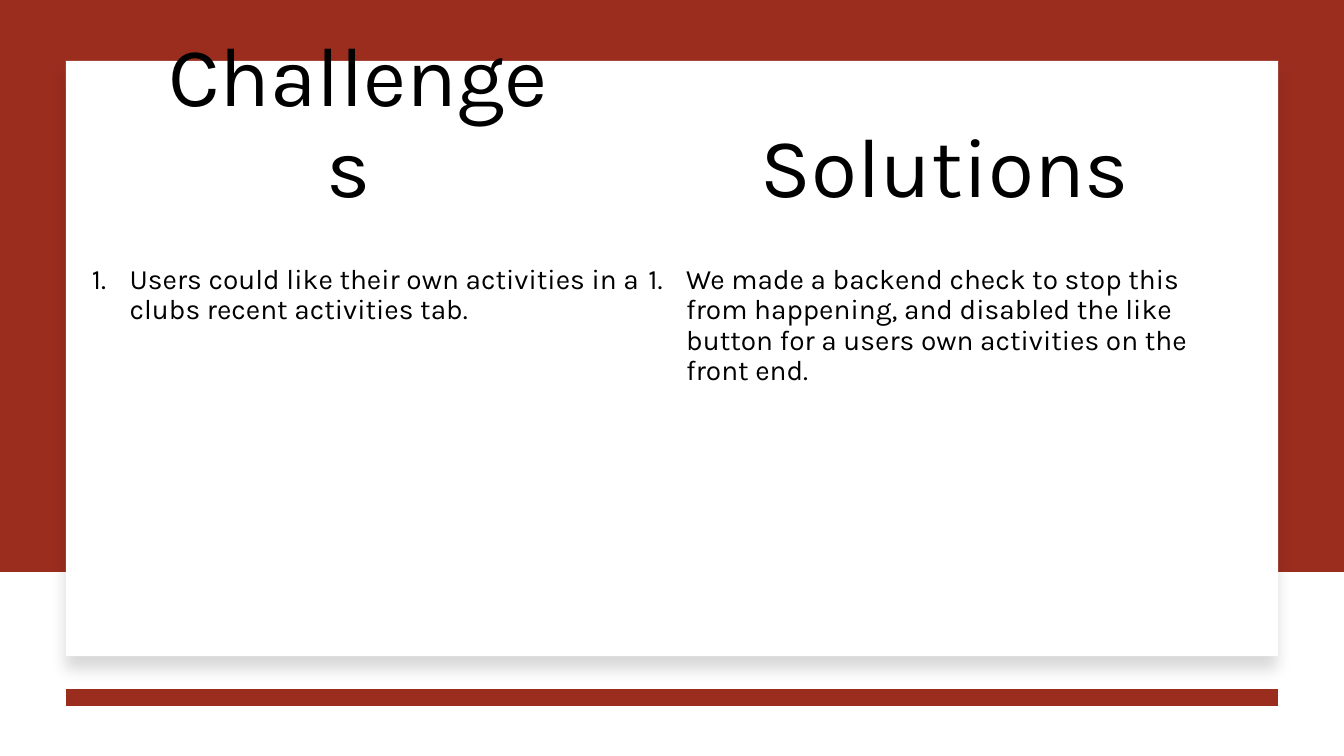
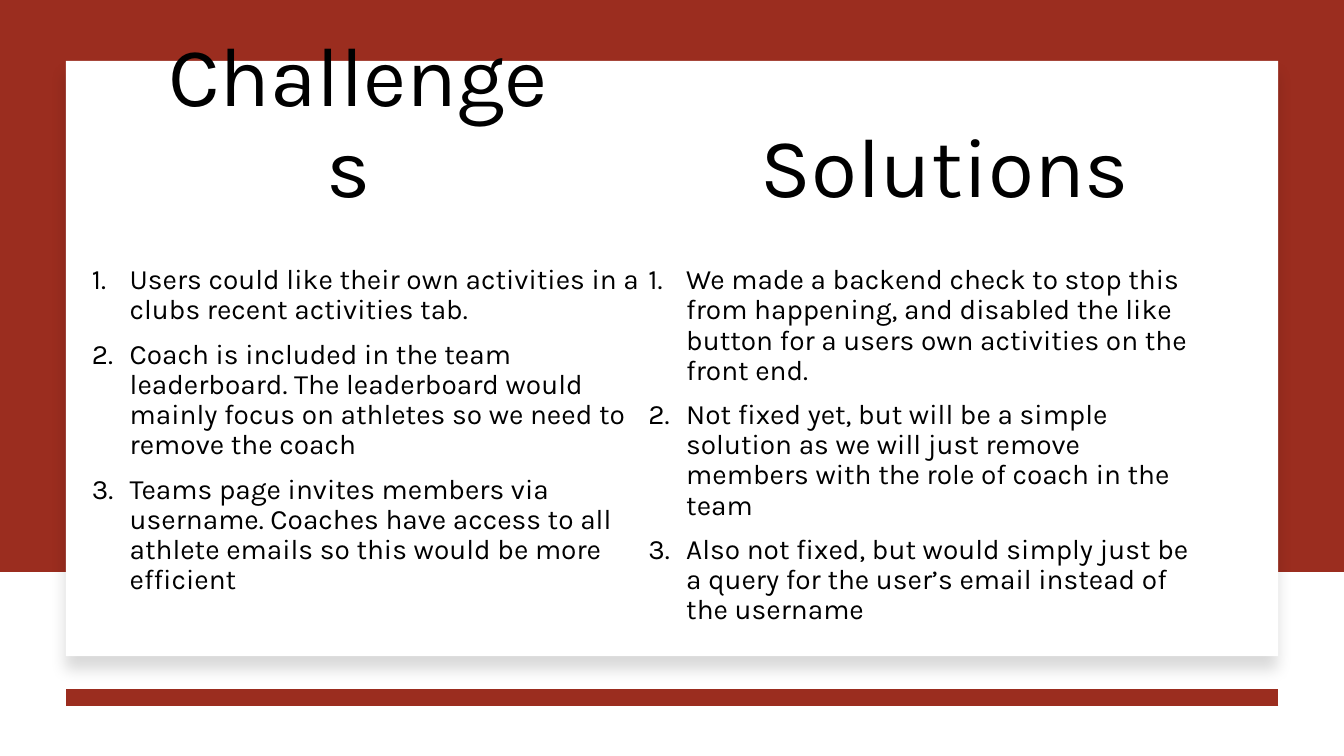
Before and after one commit to jjdeuce06/VulcanActivityTracker, a slide deck: slide 4 of Documentation/Weekly Report/week12/CMSC-4920-Week12-Group2.pptx. Drawn at 1344x756 pixels with LibreOffice and Linux fonts; fonts in the diff are those of the drawing. Boxes give left, top, right and bottom in pixels: in the first picture for what was removed or moved away, otherwise in the second. Text is boxed around its words. In the diff, an @@ line names an element or a change of style, - is before the commit and + after.

```diff
--- a/Documentation/Weekly Report/week12/CMSC-4920-Week12-Group2.pptx
+++ b/Documentation/Weekly Report/week12/CMSC-4920-Week12-Group2.pptx
@@ text at box(130, 344, 625, 590): paragraphs added @@
+2. Coach is included in the team leaderboard. The leaderboard would mainly focus on athletes so we need to remove the coach
+3. Teams page invites members via username. Coaches have access to all athlete emails so this would be more efficient
@@ text at box(686, 404, 1188, 620): paragraphs added @@
+2. Not fixed yet, but will be a simple solution as we will just remove members with the role of coach in the team
+3. Also not fixed, but would simply just be a query for the user’s email instead of the username
```
Also in this commit, not shown: 1 other slide changed, 1 slide added, 1 other file.
